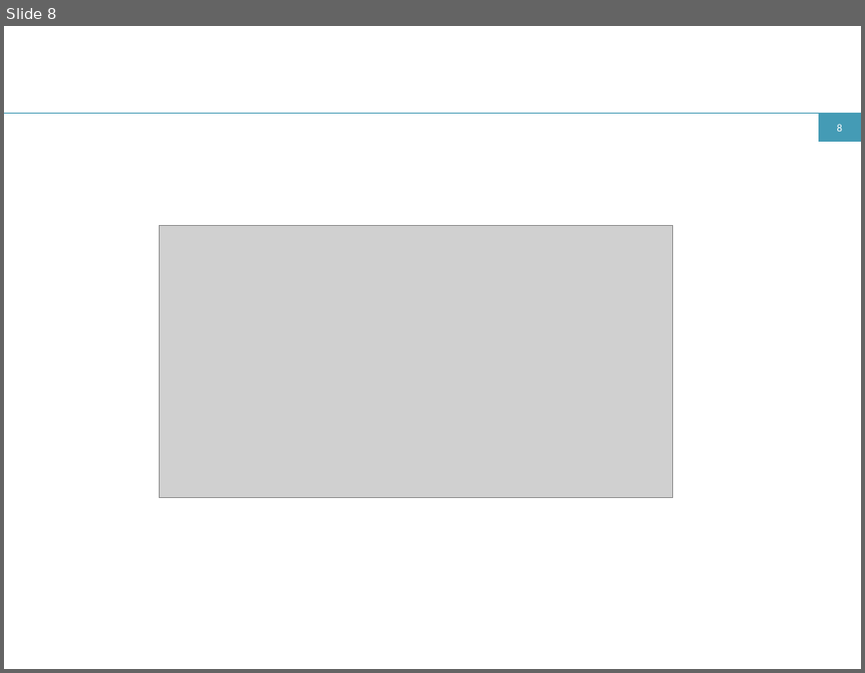
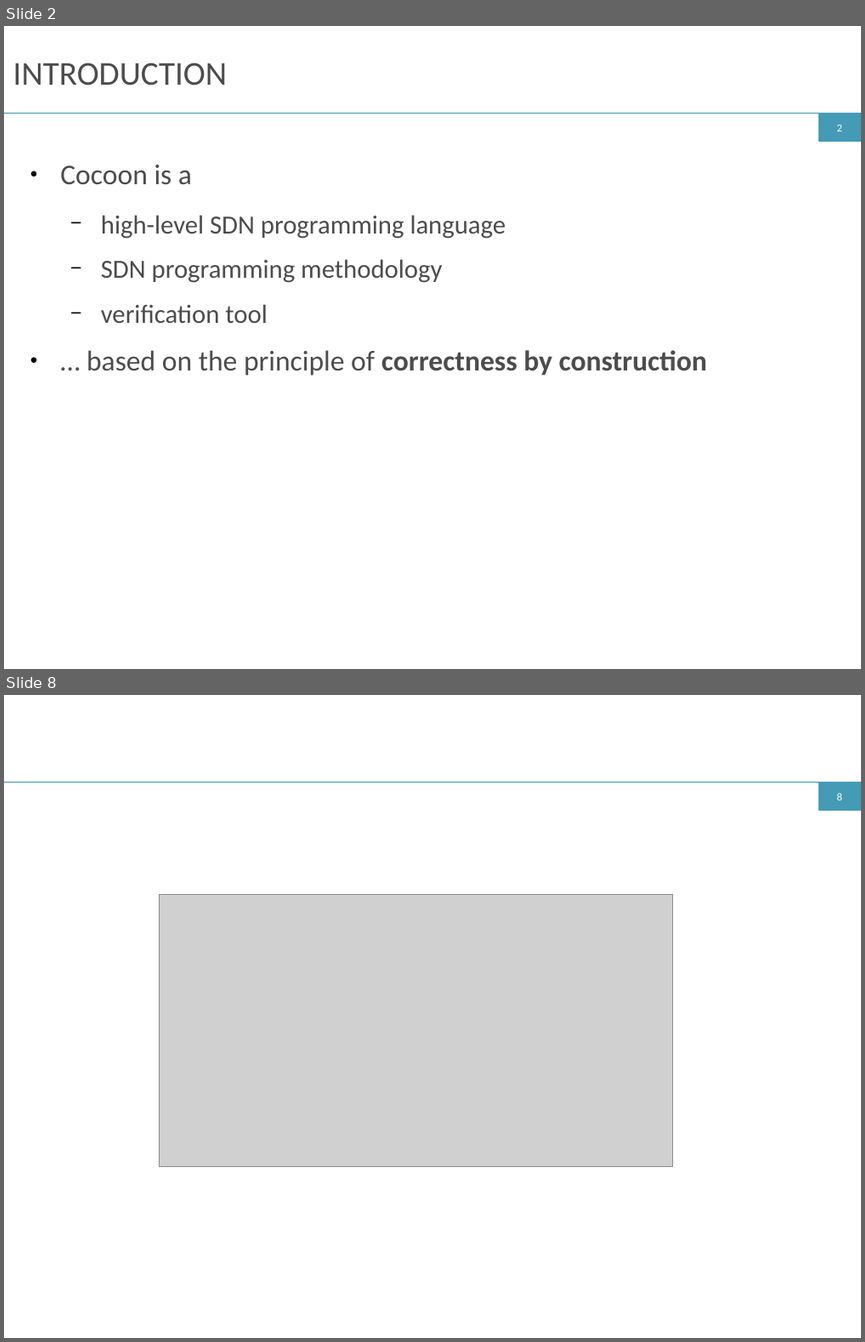
Before and after one commit to ryzhyk/cocoon, a slide deck: doc/netpl16/talk/cocoon.odp. Shown one above the other, each under a label of ours: slide 8 before the commit, slides 2 and 8 after it; the slides between them are not shown. The pictures are 865x673 and 865x1342 pixels, drawn with LibreOffice and Linux fonts; fonts in the diff are those of the drawing; grey boxes stand for pictures. Boxes give left, top, right and bottom in pixels: in the first picture for what was removed or moved away, otherwise in the second. Text is boxed around its words. In the diff, an @@ line names an element or a change of style, - is before the commit and + after.

```diff
--- a/doc/netpl16/talk/cocoon.odp
+++ b/doc/netpl16/talk/cocoon.odp
@@ slide 2 added at [4, 26, 861, 669], background #FFFFFF; not listed: 3 template elements that a slide beside it also shows @@
@@ title added at [13, 63, 227, 86], 28 pt, text #4C4C4C @@
+INTRODUCTION
@@ text added at [60, 165, 707, 375], 22 pt, text #4C4C4C @@
+● Cocoon is a
+  − high-level SDN programming language
+  − SDN programming methodology
+  − verification tool
+● … based on the principle of correctness by construction
```
Also in this commit, not shown: 1 slide changed, 6 other slides added, 4 slides removed, 1 other file.
